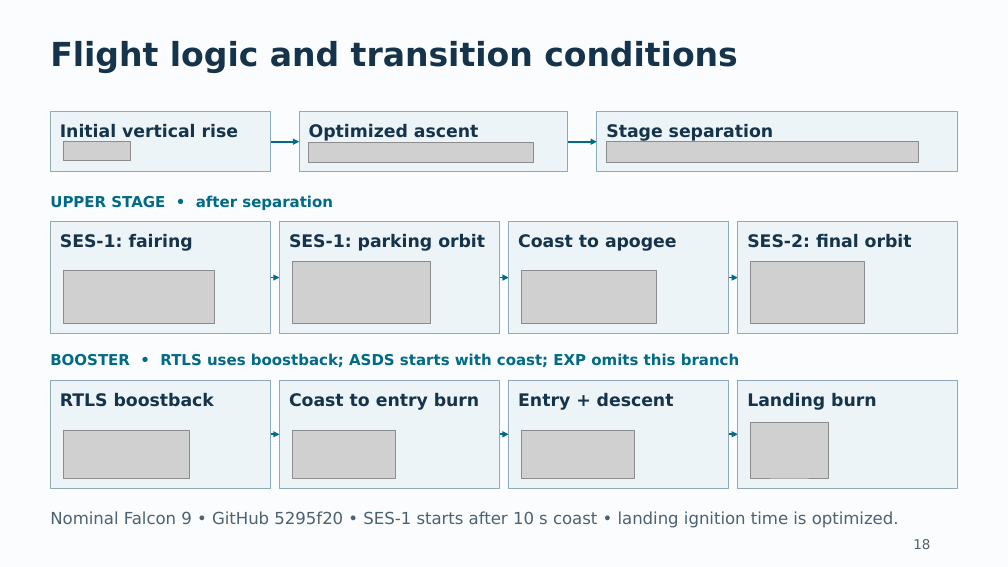
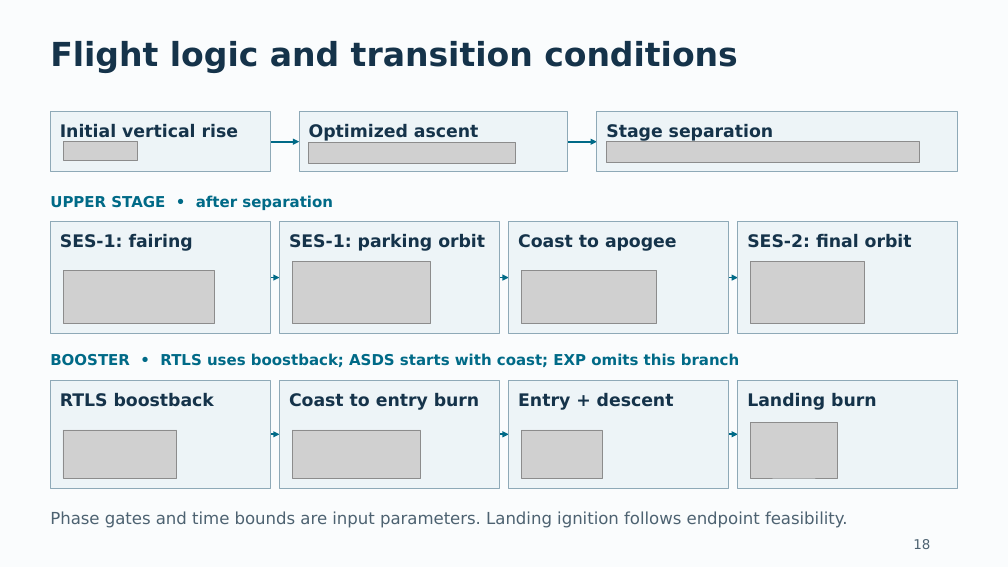
Before and after one commit to pukmark/LaunchVehicleOptimization, a slide deck: slide 18 of Launch_Vehicle_Optimization_GitHub_Current.pptx. Drawn at 1008x567 pixels with LibreOffice and Linux fonts; fonts in the diff are those of the drawing; grey boxes stand for pictures. Boxes give left, top, right and bottom in pixels: in the first picture for what was removed or moved away, otherwise in the second. Text is boxed around its words. In the diff, an @@ line names an element or a change of style, - is before the commit and + after.

```diff
--- a/Launch_Vehicle_Optimization_GitHub_Current.pptx
+++ b/Launch_Vehicle_Optimization_GitHub_Current.pptx
@@ picture: place and size @@
-picture at <box>63,142,130,161</box>
+picture at <box>63,142,138,160</box>
@@ picture: place and size @@
-picture at <box>309,143,533,163</box>
+picture at <box>309,143,515,163</box>
@@ picture: place and size @@
-picture at <box>63,430,189,479</box>
+picture at <box>63,430,177,479</box>
@@ picture: place and size @@
-picture at <box>292,430,395,479</box>
+picture at <box>292,430,420,479</box>
@@ picture: place and size @@
-picture at <box>522,430,634,479</box>
+picture at <box>522,430,603,479</box>
@@ picture: place and size @@
-picture at <box>751,422,829,478</box>
+picture at <box>751,422,838,478</box>
@@ text at <box>50,511,848,528</box>: text changed @@
-Nominal Falcon 9 • GitHub 5295f20 • SES-1 starts after 10 s coast • landing ignition time is optimized.
+Phase gates and time bounds are input parameters. Landing ignition follows endpoint feasibility.
```
Also in this commit, not shown: 17 other slides changed, 12 other files.
